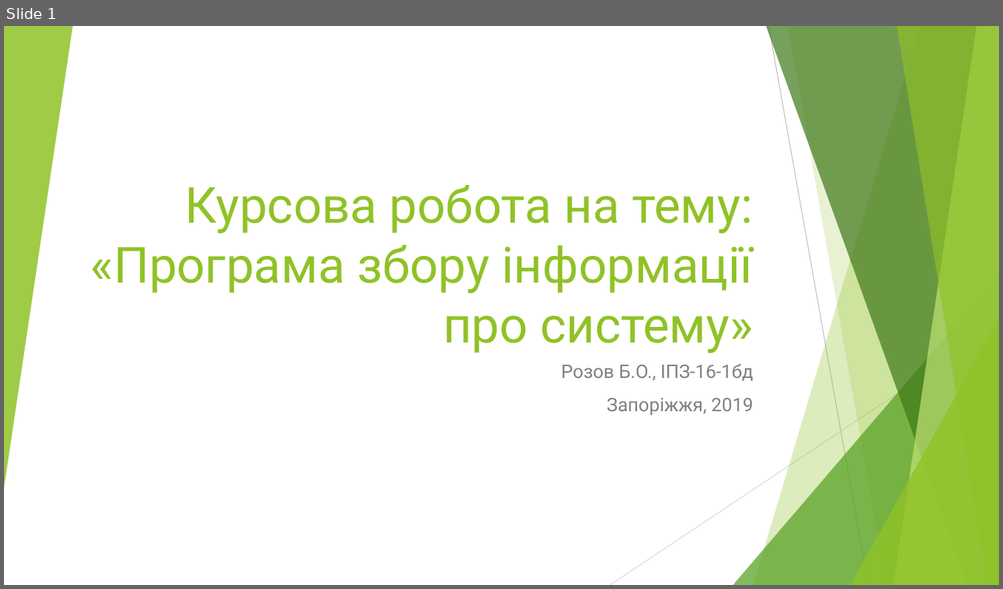
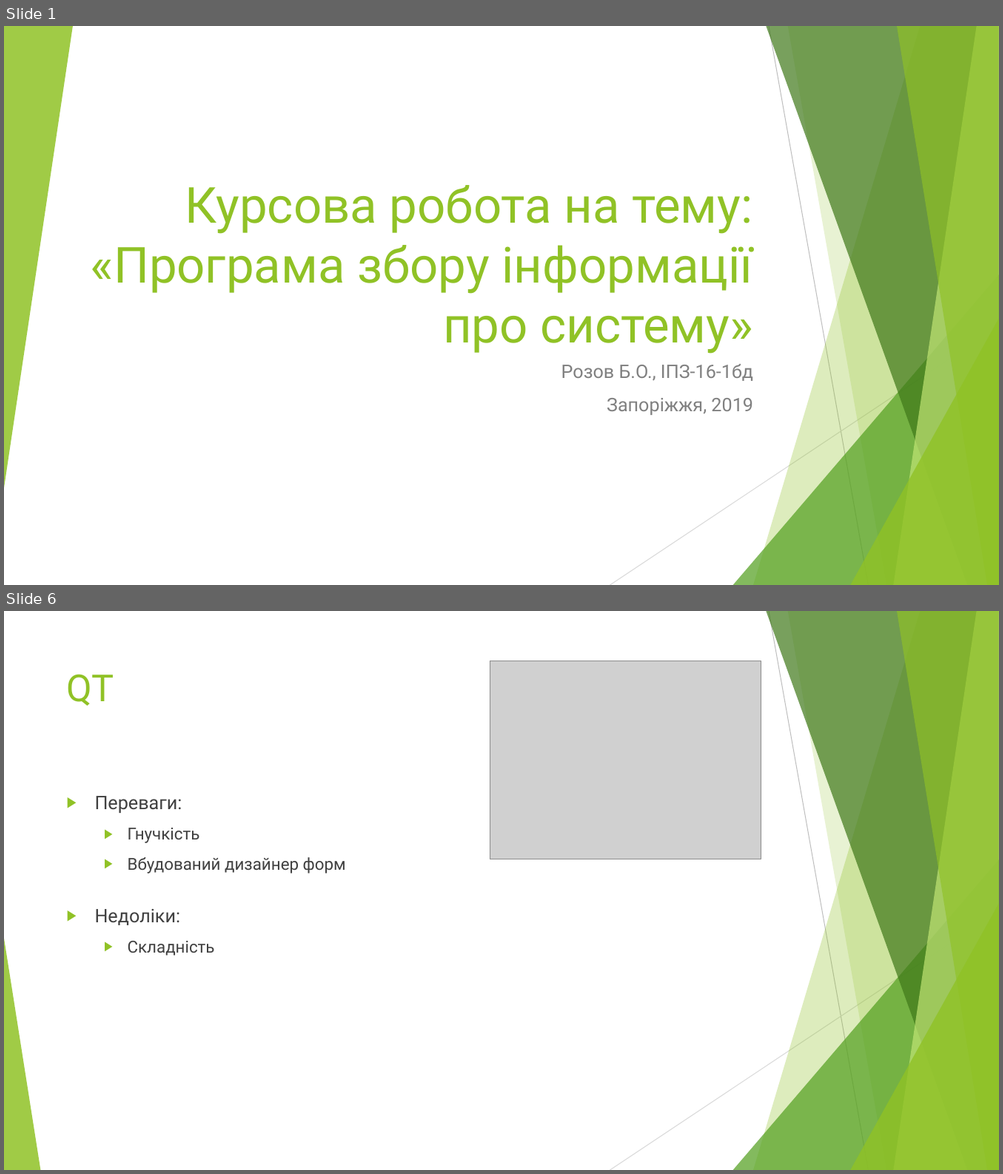
Before and after one commit to BohdanRozov/Boida27, a slide deck: Курсова робота на тему.pptx. Shown one above the other, each under a label of ours: slide 1 before the commit, slides 1 and 6 after it; the slides between them are not shown. The pictures are 1003x589 and 1003x1174 pixels, drawn with LibreOffice and Linux fonts; fonts in the diff are those of the drawing; grey boxes stand for pictures. Boxes give left, top, right and bottom in pixels: in the first picture for what was removed or moved away, otherwise in the second. Text is boxed around its words. In the diff, an @@ line names an element or a change of style, - is before the commit and + after.

```diff
--- a/Курсова робота на тему.pptx
+++ b/Курсова робота на тему.pptx
@@ slide 6 added at [4,611,999,1170], background #FFFFFF; not listed: 9 template elements that a slide beside it also shows @@
@@ title added at [67,674,114,706], 36 pt, text #90C226 @@
+QT
@@ picture added at [489,661,760,860] @@
@@ text added at [95,796,346,956], 16 pt, text #404040 @@
+▶ Переваги:
+  ▶ Гнучкість
+  ▶ Вбудований дизайнер форм
+▶ Недоліки:
+  ▶ Складність
@@ triangle added at [4,939,40,1170], fill #90C226 at 85% opacity @@
```
Also in this commit, not shown: 6 other slides added, 7 other files.
